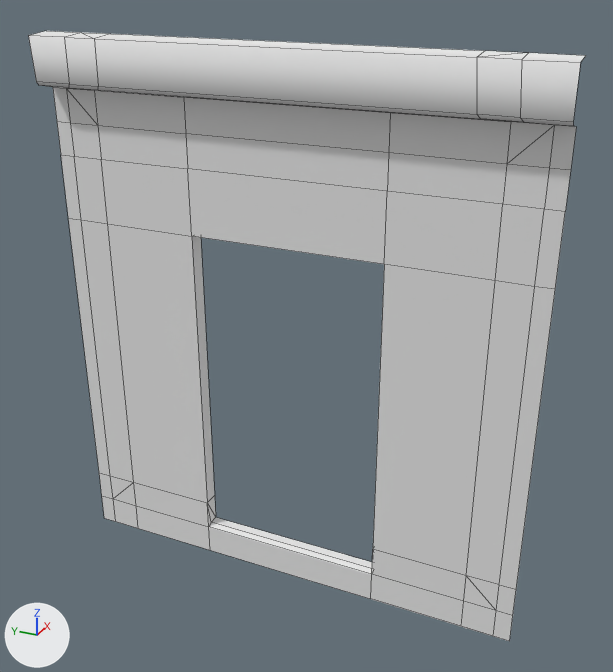
The FBX model Source/Assets/Models/Axel/Modular/Int_DoorRight.fbx, before and after one commit.
The view is the same before and after, from a 50 mm camera at (-4.21, -3.49, 3.85) aimed at (-0.04, -1.62, 1.76). The axes (+X, +Y, +Z) are drawn at lower left. The lights are the same throughout. Mesh edges are drawn as thin lines. Where no turn or scale is listed for an object, it has been applied to the vertices. Vertices at the same position are counted once.

Objects in the first picture: 'Int_DoorRight'.
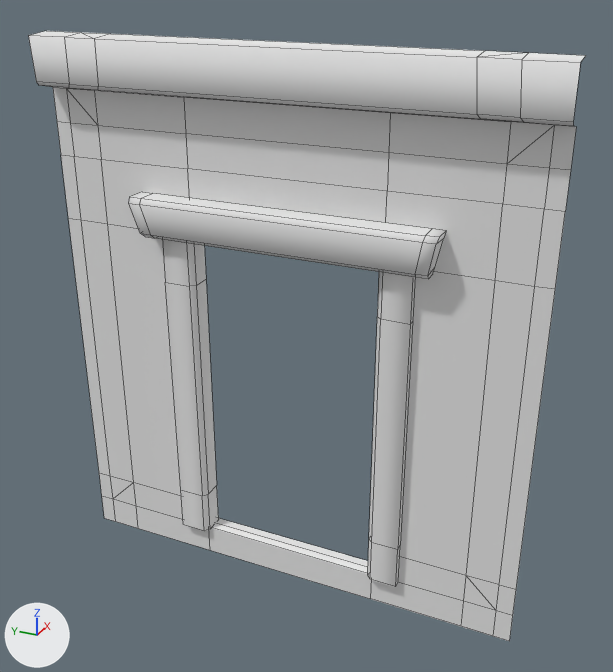
Scene script edits in JSON lines:
```json
{"block": "me_cube_154", "where": "# used by ob_int_doorright; location = (0.0, 0.0, 0.0)"}
{"op": "remove", "block": "me_cube_154", "code": "me_cube_154.from_pydata(...)  # 92 vertices, 79 faces; spans x -0.25..0.0, y -3.0..0.0, z 0.0..3.41"}
{"op": "add", "block": "me_cube_154", "code": "me_cube_154.from_pydata(...)  # 164 vertices, 127 faces; spans x -0.25..0.0, y -3.0..0.0, z 0.0..3.41"}
{"block": "me_cube_154", "change": "me_cube_154 part 1: a new loose piece of 32 vertices spanning x -0.25..0.0, y -2.43..-0.57, z 2.29..2.53, in mat_mat_environment (white #e7e7e7)"}
{"block": "me_cube_154", "change": "me_cube_154 part 2: a new loose piece of 20 vertices spanning x -0.15..0.0, y -0.92..-0.72, z 0.2..2.29, in mat_mat_environment (white #e7e7e7)"}
{"block": "me_cube_154", "change": "me_cube_154 part 3: a new loose piece of 20 vertices spanning x -0.15..0.0, y -2.28..-2.08, z 0.2..2.29, in mat_mat_environment (white #e7e7e7)"}
```

Location of each change, (x1, y1, x2, y2) in pixels of the pictures (613 x 672 px):
```json
{"part": 1, "of": "me_cube_154", "change": "added", "after": [129, 192, 446, 279]}
{"part": 2, "of": "me_cube_154", "change": "added", "after": [162, 239, 219, 531]}
{"part": 3, "of": "me_cube_154", "change": "added", "after": [368, 272, 415, 587]}
```
